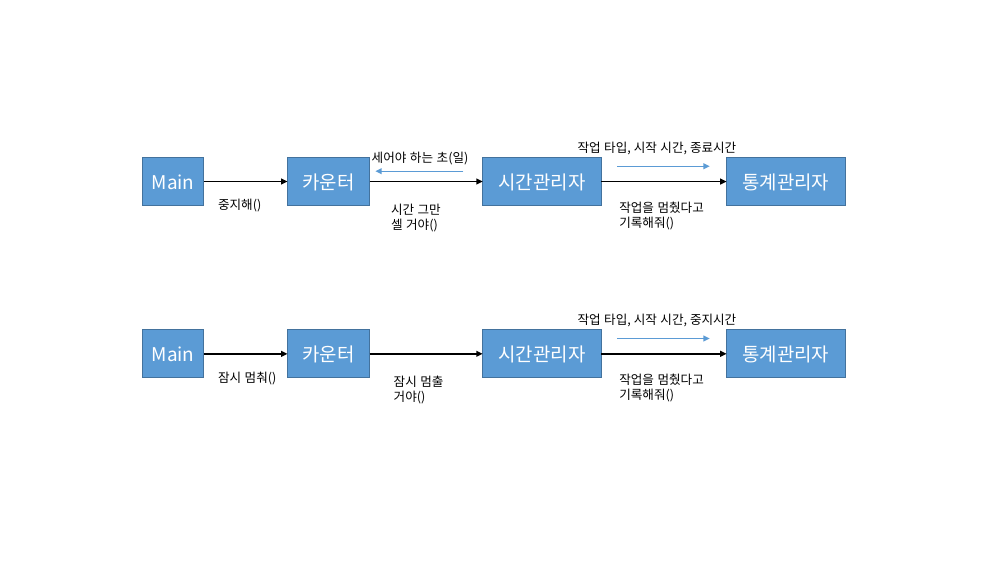
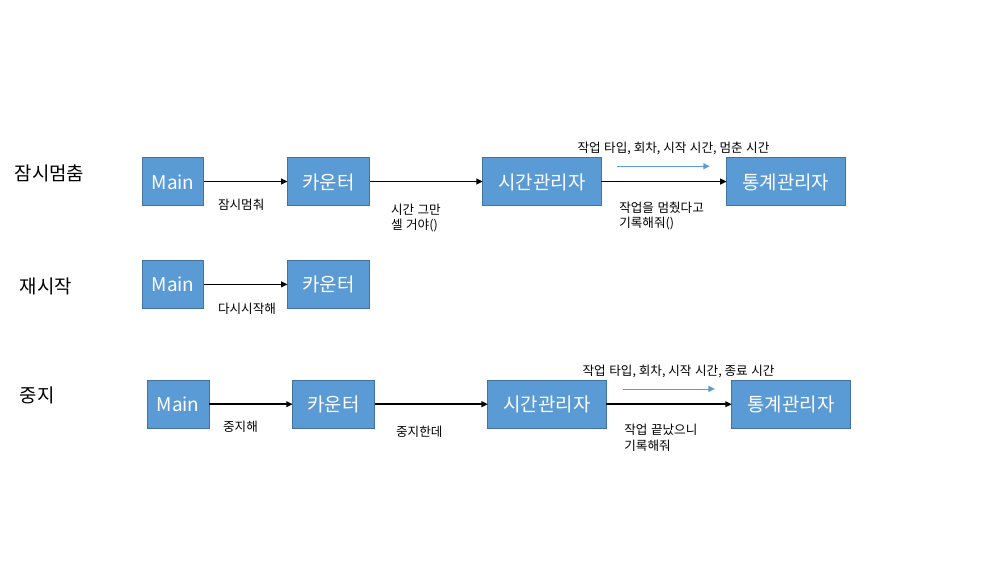
Before and after one commit to bigseoul/TomatoTimer, a slide deck: slide 6 of TomatoTimers.pptx (slide 5 before the commit). Drawn at 1008x567 pixels with LibreOffice and Linux fonts; fonts in the diff are those of the drawing. Boxes give left, top, right and bottom in pixels: in the first picture for what was removed or moved away, otherwise in the second. Text is boxed around its words. In the diff, an @@ line names an element or a change of style, - is before the commit and + after.

```diff
--- a/TomatoTimers.pptx
+++ b/TomatoTimers.pptx
@@ text at (x1=578, y1=141, x2=769, y2=154): text changed @@
-작업 타입, 시작 시간, 종료시간
+작업 타입, 회차, 시작 시간, 멈춘 시간
@@ text at (x1=15, y1=164, x2=85, y2=182): text changed; size 12 to 18 pt @@
-잠시 멈출 거야()
+잠시멈춤
@@ text removed at (x1=372, y1=151, x2=469, y2=165) @@
-세어야 하는 초(일)
@@ arrow removed from (464, 171) to (376, 171) @@
@@ text at (x1=218, y1=198, x2=264, y2=210): text changed @@
-중지해()
+잠시멈춰
@@ text added at (x1=20, y1=277, x2=72, y2=295), 18 pt, text #000000 @@
+재시작
@@ 2 rectangles, 1 arrow moved together from (x1=142, y1=330, x2=370, y2=378) to (x1=142, y1=260, x2=370, y2=309) @@
@@ text at (x1=218, y1=302, x2=276, y2=314): text changed @@
-잠시 멈춰()
+다시시작해
@@ text added at (x1=20, y1=386, x2=55, y2=404), 18 pt, text #000000 @@
+중지
@@ rectangle added at (x1=147, y1=380, x2=209, y2=429), fill #5B9BD5, outline #43739E 1 pt, 18 pt, text #FFFFFF @@
+Main
@@ rectangle added at (x1=293, y1=380, x2=375, y2=429), fill #5B9BD5, outline #43739E 1 pt, 18 pt, text #FFFFFF @@
+카운터
@@ text at (x1=583, y1=364, x2=774, y2=377): text changed @@
-작업 타입, 시작 시간, 중지시간
+작업 타입, 회차, 시작 시간, 종료 시간
@@ arrow added from (209, 405) to (293, 405), #000000 1.5 pt @@
@@ 3 arrows, 2 rectangles moved together from (x1=370, y1=330, x2=845, y2=378) to (x1=375, y1=380, x2=851, y2=429) @@
@@ text added at (x1=223, y1=420, x2=258, y2=432), 12 pt, text #000000 @@
+중지해
@@ text added at (x1=396, y1=425, x2=442, y2=437), 12 pt, text #000000 @@
+중지한데
@@ text at (x1=624, y1=423, x2=697, y2=451): text changed @@
-작업을 멈췄다고 기록해줘()
+작업 끝났으니 기록해줘
```
Also in this commit, not shown: 3 other slides changed, 2 slides added.
